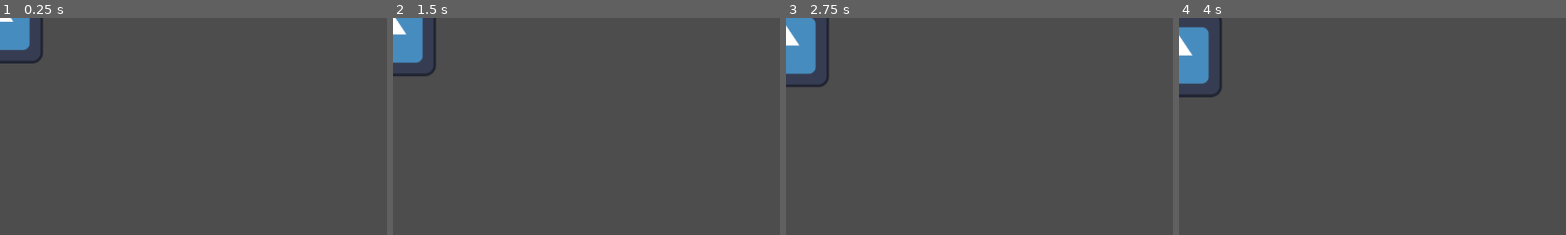
Above: before the commit, frames 1-4 (left to right).
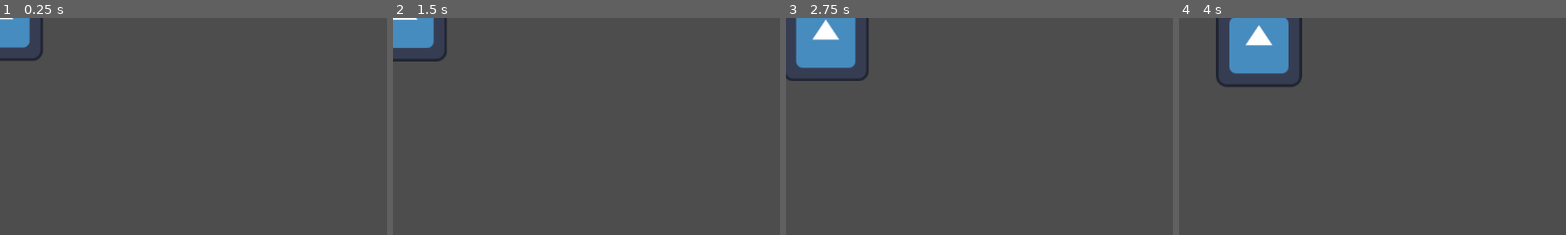
Above: after the commit, the same moments.

Repository: GenericUserIsTaken/boatgame
Game: Godot game, scene res://game.tscn
Same seed, same stepped clock (60 frames per second), same inputs: the game is played once before the commit and once after it. The engine's default icon, where the game draws it, is replaced by a stand-in: a white triangle on a blue panel in a dark square.
Inputs:
- Up to frame 1 (0.25 s): no input
- Up to frame 2 (1.5 s): tap Enter at 0.5 s; hold Right (ui_right) 0.53-1.28 s; hold Down (ui_down) from 1.28 s (still down)
- Up to frame 3 (2.75 s): release Down (ui_down) at 2.03 s; hold Right (ui_right) from 2.03 s (still down)
- Up to frame 4 (4 s): release Right (ui_right) at 2.78 s; hold Up (ui_up) 2.78-3.53 s; hold Left (ui_left) from 3.53 s (still down)
The pictures show only the part of the screen within x 0-50%, y 0-50%; the shares and areas given below are measured in that part.

The runs differ from the first frame. In frame 1, 0.4% of the frame differs, in the area x 0-12%, y 0-21%; in frame 2, 1.6%; in frame 3, 3.9%; in frame 4, 7.1%, in the area x 0-32%, y 0-37%.
Error before the commit: Invalid operands 'Vector2' and 'int' in operator '-'. (res://boat.gd:21)

Commit message:
Fixed movement

Diff:
--- a/boat.gd
+++ b/boat.gd
@@ -7,30 +7,26 @@
 
 
 
-func _process(delta:):
+func _physics_process(delta:):
 	gravity_scale = 0
-	var accelaration = 2
+	var accelaration = 20
 	var speed = accelaration * 2
 	var MaxSpeed = 200
-	var friction = 2 * speed
-	var direction = Input.get_vector("left", "right", "up", "down")
-	if Input.is_action_pressed("ui_right"):
-		if direction.length() > 0:
-			speed = direction.normalized() * speed
-		else:
-			speed = direction.normalized() - friction
-	if Input.is_action_pressed("ui_left"):
-		if direction.length() > 0:
-			speed = direction.normalized() * speed
-		else:
-			speed = direction.normalized() - friction
-	if Input.is_action_pressed("ui_up"):
-		if direction.length() > 0:
-			speed = direction.normalized() * speed
-		else:
-			speed = direction.normalized() - friction
-	if Input.is_action_pressed("ui_down"):
-		if direction.length() > 0:
-			speed = direction.normalized() * speed
-		else:
-			speed = direction.normalized() - friction
+	var friction = 4 * speed
+	var direction = Input.get_vector("ui_left", "ui_right", "ui_up", "ui_down")
+
+	if direction.length() > 0:
+		#current speed, float:   self.linear_velocity.length()
+		#current direcition, vector2:   self.linear_velocity.normalized()
+		self.apply_force( direction.normalized() * speed)
+	elif (self.linear_velocity.length() > friction):
+		pass
+		#self.apply_force( direction.normalized() * friction)
+		#self.apply_force( (-self.linear_velocity.normalized()) * friction)
+	elif (self.linear_velocity.length() < friction):
+		self.apply_force(-self.linear_velocity)
+		#get our current velocity
+		#get the opposite direction of our current movement
+		#if friction force is greater than current velocity speed apply current velocity speed in opposie direction
+		#else apply a friction force in the opposite direction of current velocity
+	#self.apply_central_force(speed)
